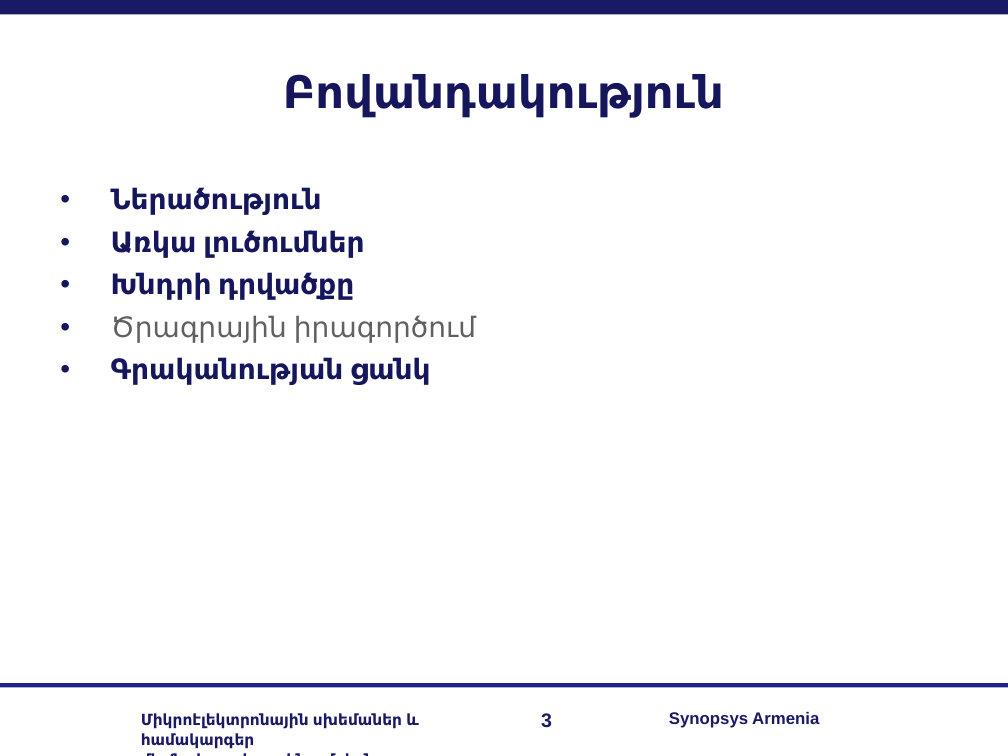
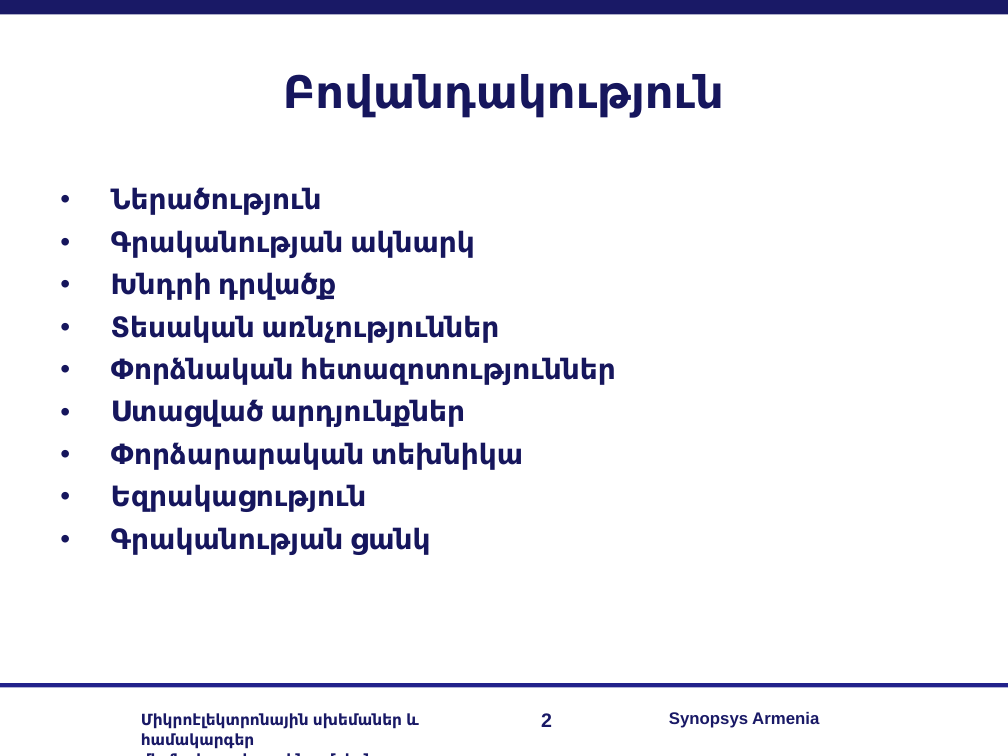
Before and after one commit to RazKarapetyan/Master_thesis, a slide deck: slide 2 of My real work/my_master_slides.ppt (slide 3 before the commit). Drawn at 1008x756 pixels with LibreOffice and Linux fonts; fonts in the diff are those of the drawing; background and template pictures are left out. Boxes give left, top, right and bottom in pixels: in the first picture for what was removed or moved away, otherwise in the second. Text is boxed around its words. In the diff, an @@ line names an element or a change of style, - is before the commit and + after.

```diff
--- a/My real work/my_master_slides.ppt
+++ b/My real work/my_master_slides.ppt
@@ text at bbox=[111, 230, 615, 512]: text changed @@
-• Առկա լուծումներ
-• Խնդրի դրվածքը
-• Ծրագրային իրագործում
+• Գրականության ակնարկ
+• Խնդրի դրվածք
+• Տեսական առնչություններ
+• Փորձնական հետազոտություններ
+• Ստացված արդյունքներ
+• Փորձարարական տեխնիկա
+• Եզրակացություն
@@ page number at bbox=[541, 713, 552, 727]: text changed @@
-3
+2
```
Also in this commit, not shown: 2 other slides changed, 13 slides added, 7 slides removed, 5 other files.
